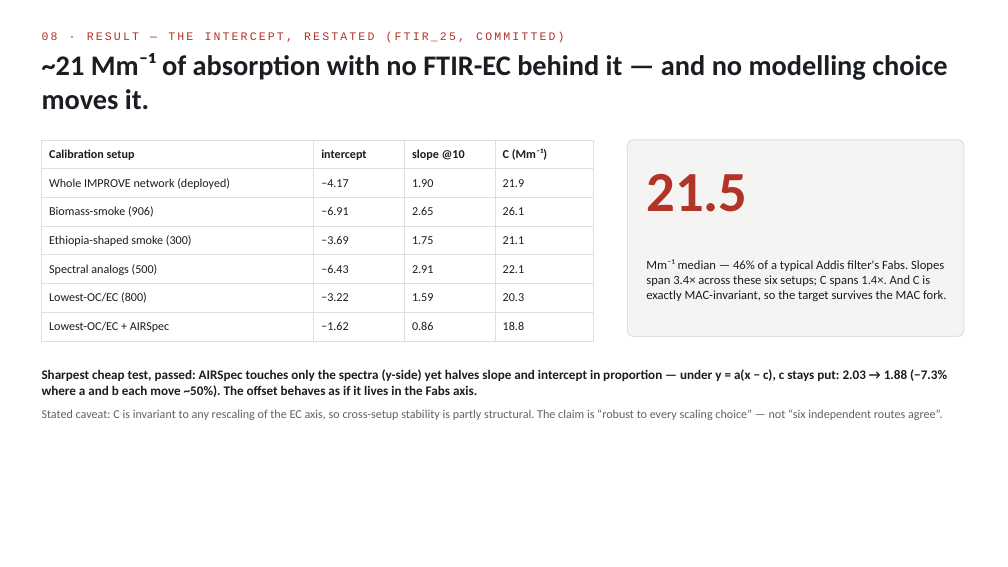
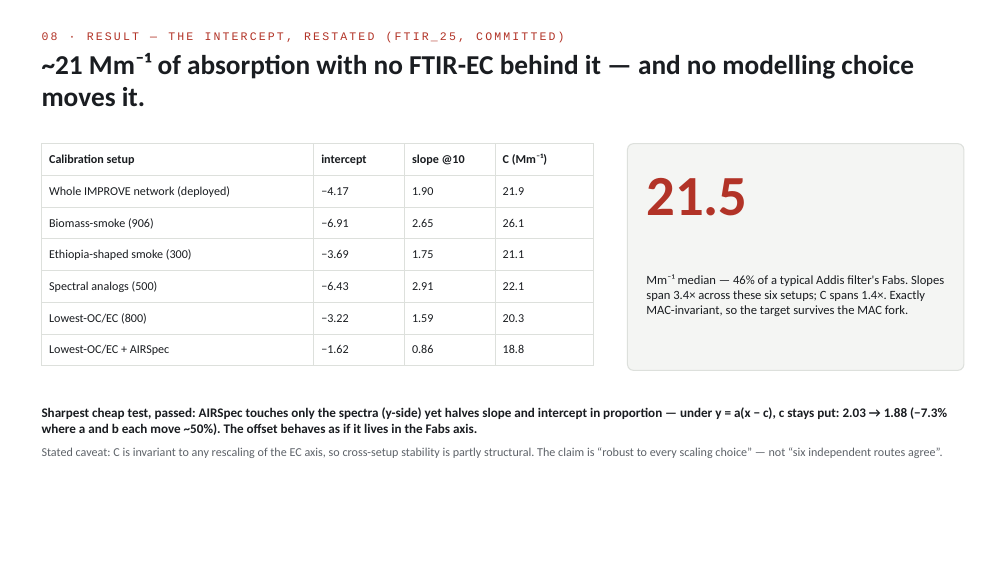
Before and after one commit to ahzs645/aethmodular, a slide deck: slide 10 of research/ftir_ec_phase3/deliverables/ann_briefing_2026-08-12.pptx. Drawn at 1008x567 pixels with LibreOffice and Linux fonts; fonts in the diff are those of the drawing. Boxes give left, top, right and bottom in pixels: in the first picture for what was removed or moved away, otherwise in the second. Text is boxed around its words. In the diff, an @@ line names an element or a change of style, - is before the commit and + after.

```diff
--- a/research/ftir_ec_phase3/deliverables/ann_briefing_2026-08-12.pptx
+++ b/research/ftir_ec_phase3/deliverables/ann_briefing_2026-08-12.pptx
@@ text "~21 Mm⁻¹ of absorption with ..." at [42,53,914,107]: size 27 to 26 pt @@
@@ table: place and size @@
-table at [42,140,594,336]
+table at [42,144,594,359]
@@ rounded rectangle: place and size @@
-rounded rectangle at [628,140,964,337]
+rounded rectangle at [628,144,964,371]
@@ rounded rectangle at [628,144,964,371]: proportions changed @@
@@ text "21.5": place and size @@
-text "21.5" at [646,174,747,212]
+text "21.5" at [646,178,747,216]
@@ text at [646,274,944,316]: text changed @@
-Mm⁻¹ median — 46% of a typical Addis filter's Fabs. Slopes span 3.4× across these six setups; C spans 1.4×. And C is exactly MAC-invariant, so the target survives the MAC fork.
+Mm⁻¹ median — 46% of a typical Addis filter's Fabs. Slopes span 3.4× across these six setups; C spans 1.4×. Exactly MAC-invariant, so the target survives the MAC fork.
@@ text "Sharpest cheap test, passed: AIRSpec ...": place and size @@
-text "Sharpest cheap test, passed: AIRSpec ..." at [42,369,947,420]
+text "Sharpest cheap test, passed: AIRSpec ..." at [42,407,947,458]
```
Also in this commit, not shown: 17 other slides changed, 1 other file.
